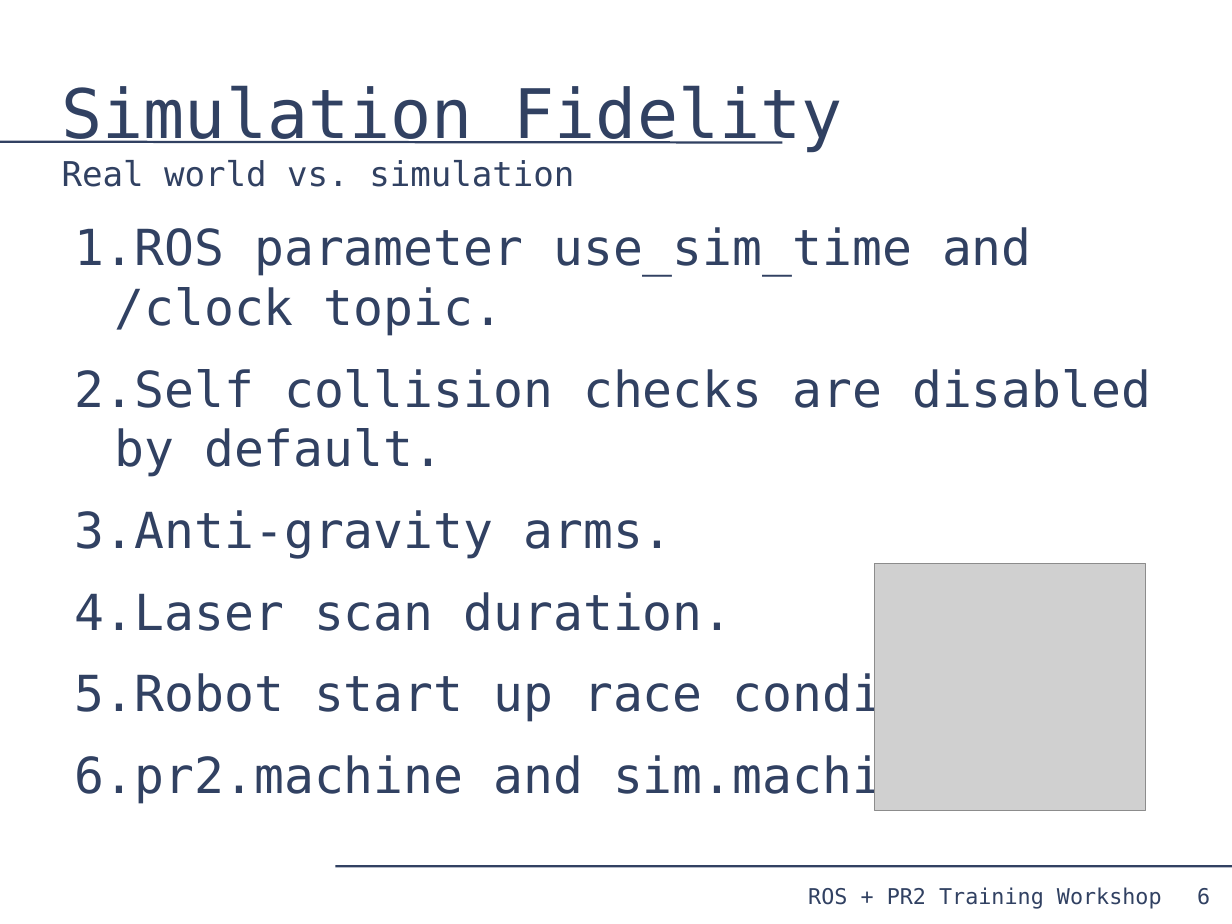
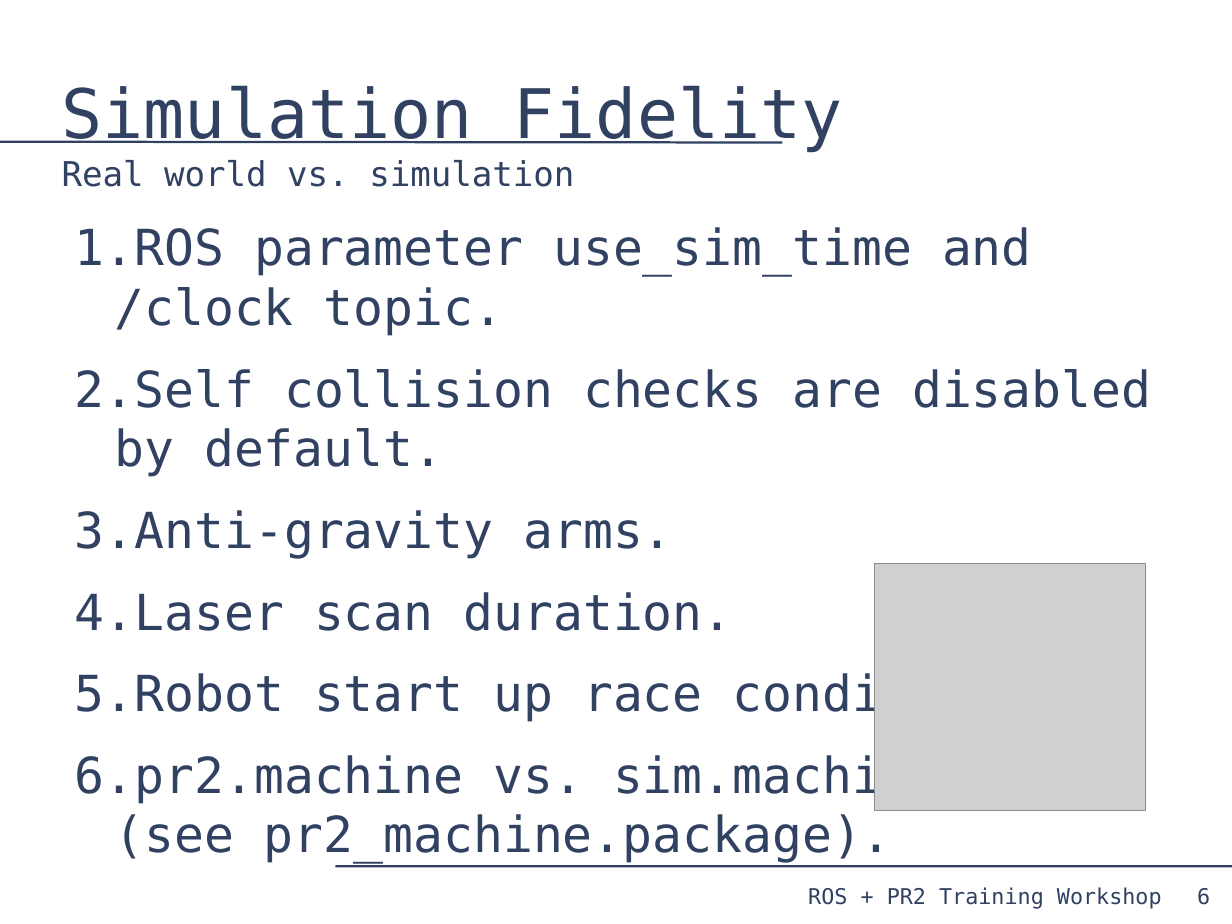
Before and after one commit to PR2/pr2_docs, a slide deck: slide 6 of pr2_training_workshop/simulation/simulation_training_workshop_rev2.odp. Drawn at 1232x924 pixels with LibreOffice and Linux fonts; fonts in the diff are those of the drawing; grey boxes stand for pictures. Boxes give left, top, right and bottom in pixels: in the first picture for what was removed or moved away, otherwise in the second. Text is boxed around its words. In the diff, an @@ line names an element or a change of style, - is before the commit and + after.

```diff
--- a/pr2_training_workshop/simulation/simulation_training_workshop_rev2.odp
+++ b/pr2_training_workshop/simulation/simulation_training_workshop_rev2.odp
@@ text at [75, 752, 942, 864]: text changed @@
-6. pr2.machine and sim.machin.
+6. pr2.machine vs. sim.machine
+   (see pr2_machine.package).
```
Also in this commit, not shown: 3 other slides changed.
